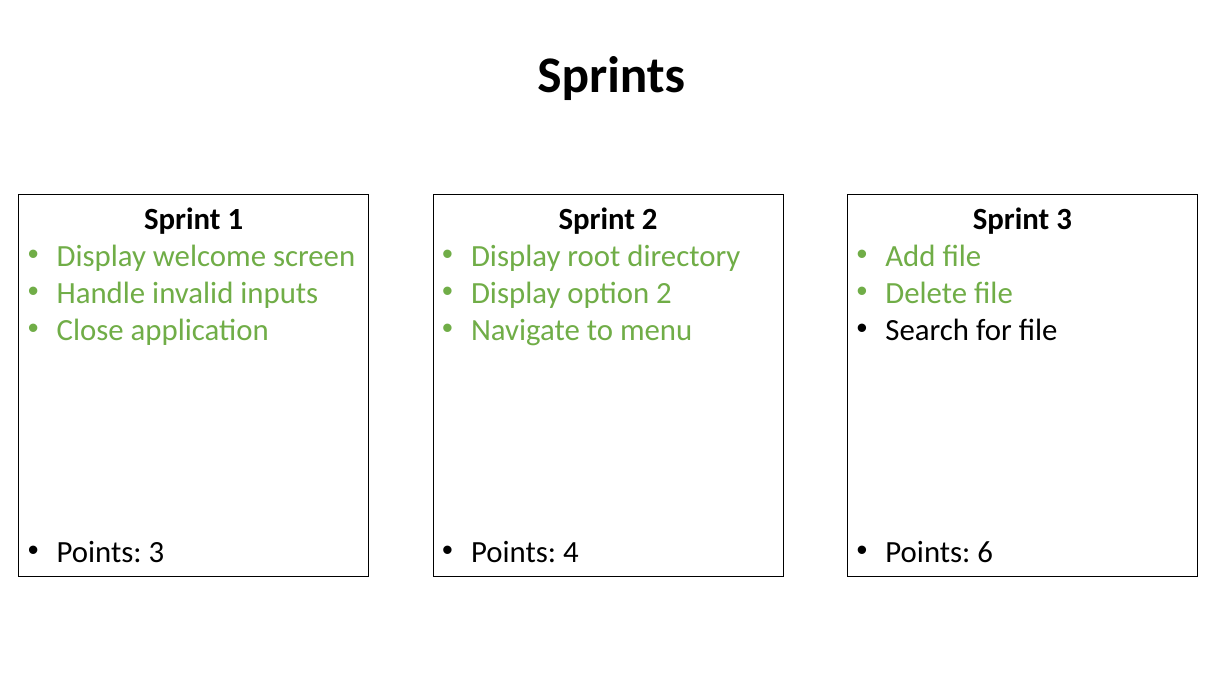
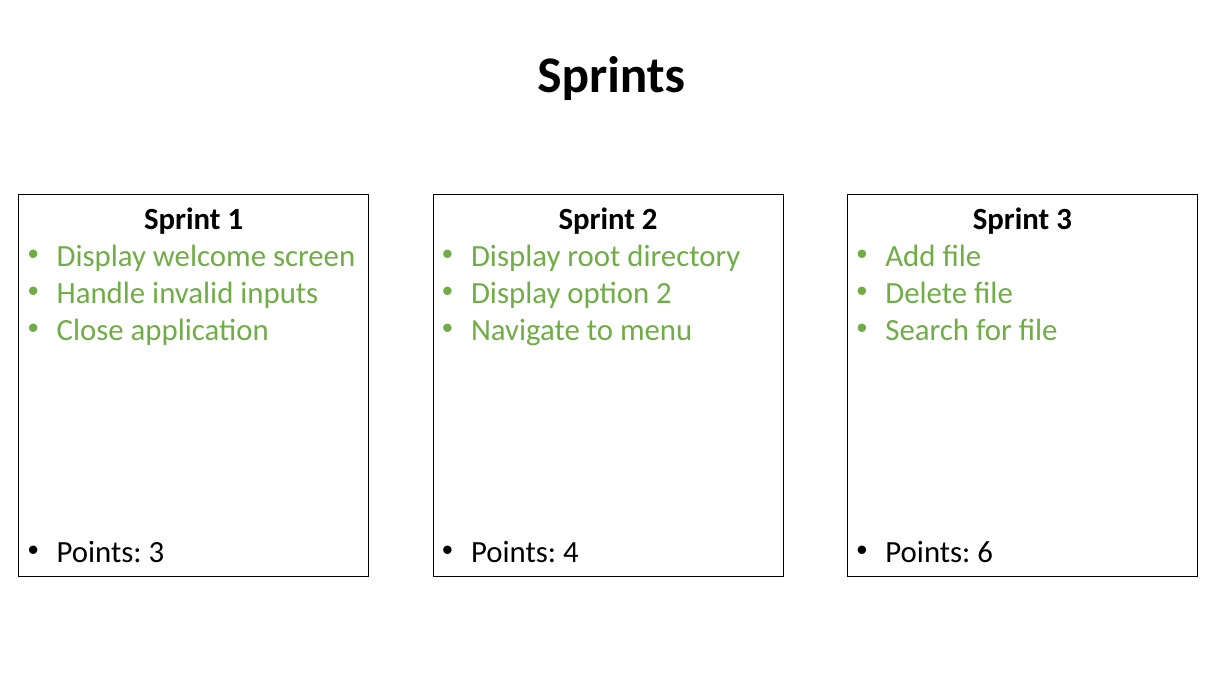
Before and after one commit to ScottWillmarth/PhaseEnd1, a slide deck: slide 12 of User stories.pptx. Drawn at 1232x693 pixels with LibreOffice and Linux fonts; fonts in the diff are those of the drawing. Boxes give left, top, right and bottom in pixels: in the first picture for what was removed or moved away, otherwise in the second. Text is boxed around its words. In the diff, an @@ line names an element or a change of style, - is before the commit and + after.

Commit message:
added a search method

```diff
--- a/User stories.pptx
+++ b/User stories.pptx
@@ text in rectangle at (885,318,1058,340): text colour #000000 to #70AD47 in "Search for file" @@
```
Also in this commit, not shown: 1 other file.
